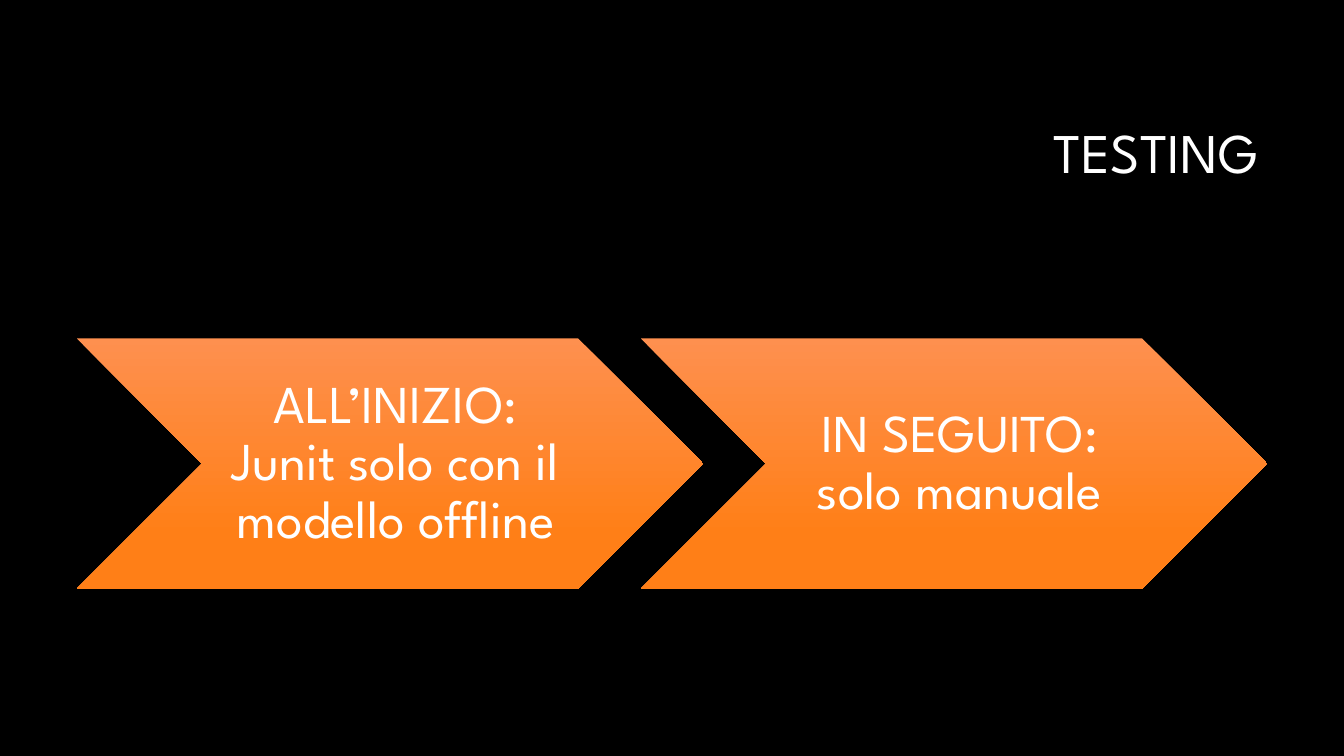
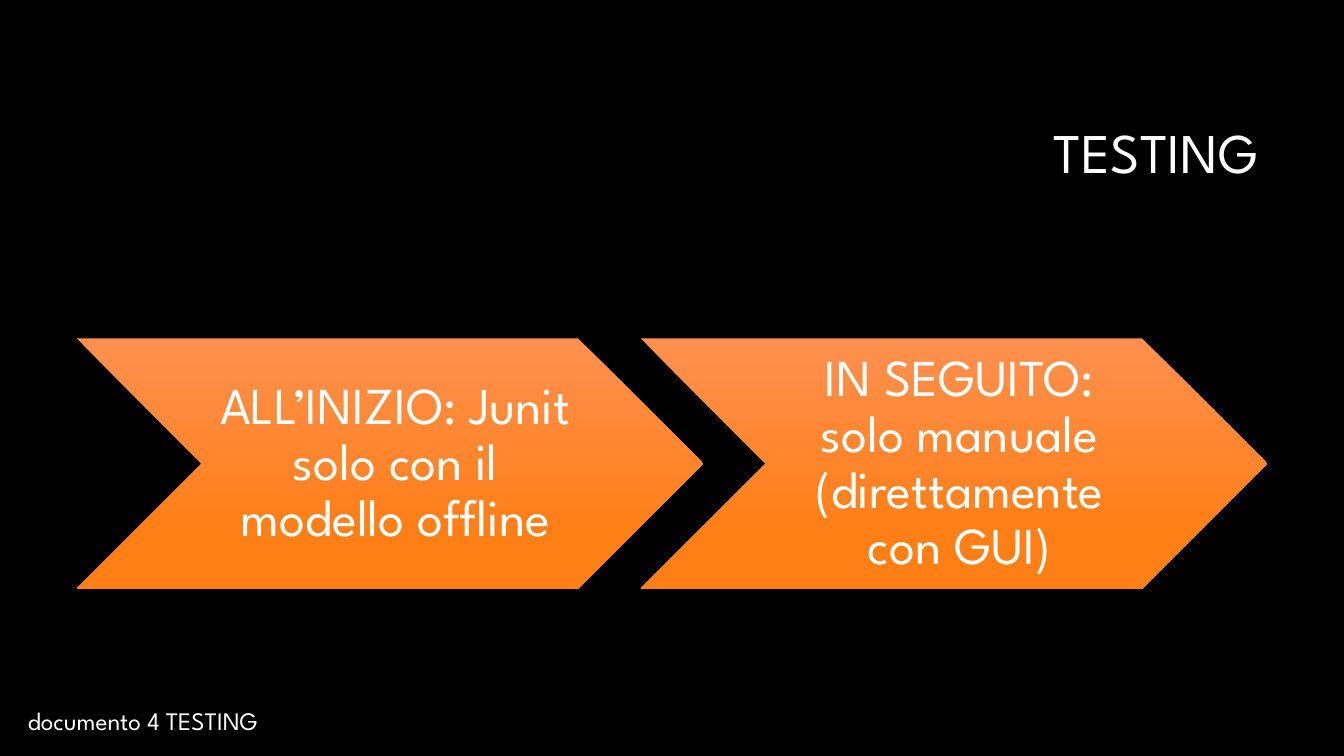
Before and after one commit to Andrei-Soava/Uno, a slide deck: slide 17 of documentazione/ONE_presentazione.pptx. Drawn at 1344x756 pixels with LibreOffice and Linux fonts; fonts in the diff are those of the drawing; background and template pictures are left out. Boxes give left, top, right and bottom in pixels: in the first picture for what was removed or moved away, otherwise in the second. Text is boxed around its words. In the diff, an @@ line names an element or a change of style, - is before the commit and + after.

```diff
--- a/documentazione/ONE_presentazione.pptx
+++ b/documentazione/ONE_presentazione.pptx
@@ text "ALL’INIZIO: Junit solo con il ..." at [220,389,570,537]: size 38 to 37 pt @@
@@ text at [815,361,1103,575]: text changed; size 38 to 37 pt @@
-IN SEGUITO: solo manuale
+IN SEGUITO: solo manuale (direttamente con GUI)
@@ text added at [28,712,258,731], 18 pt, text #FFFFFF @@
+documento 4 TESTING
```
Also in this commit, not shown: 6 other slides changed, 5 other files.
